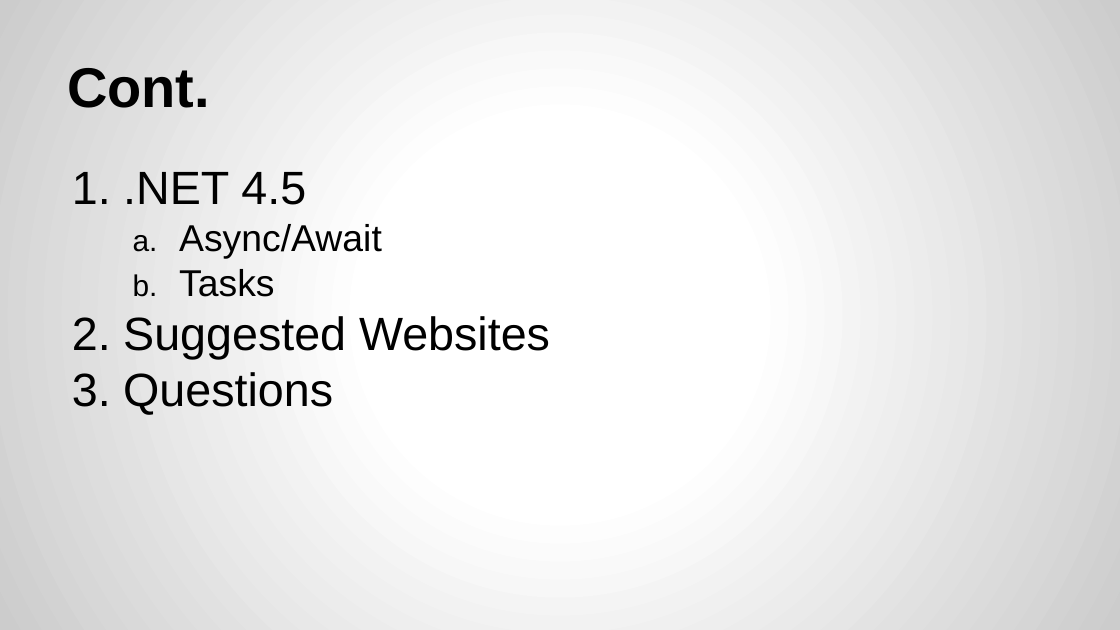
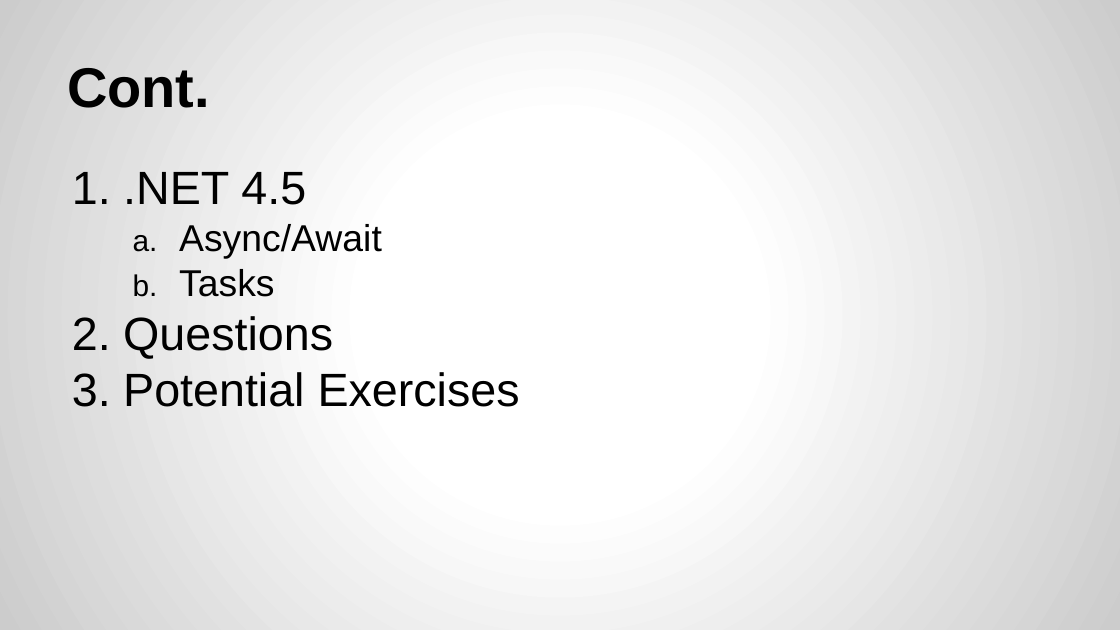
Before and after one commit to CSharpDevConnect/CSharpThreading01, a slide deck: slide 3 of C# Threading.pptx. Drawn at 1120x630 pixels with LibreOffice and Linux fonts; fonts in the diff are those of the drawing. Boxes give left, top, right and bottom in pixels: in the first picture for what was removed or moved away, otherwise in the second. Text is boxed around its words. In the diff, an @@ line names an element or a change of style, - is before the commit and + after.

```diff
--- a/C# Threading.pptx
+++ b/C# Threading.pptx
@@ text at <box>123,316,550,359</box>: paragraph removed @@
-2. Suggested Websites
@@ text at <box>123,372,520,407</box>: paragraph added @@
+3. Potential Exercises
```
Also in this commit, not shown: 6 other slides changed, 7 slides added, 2 slides removed, 2 other files.
